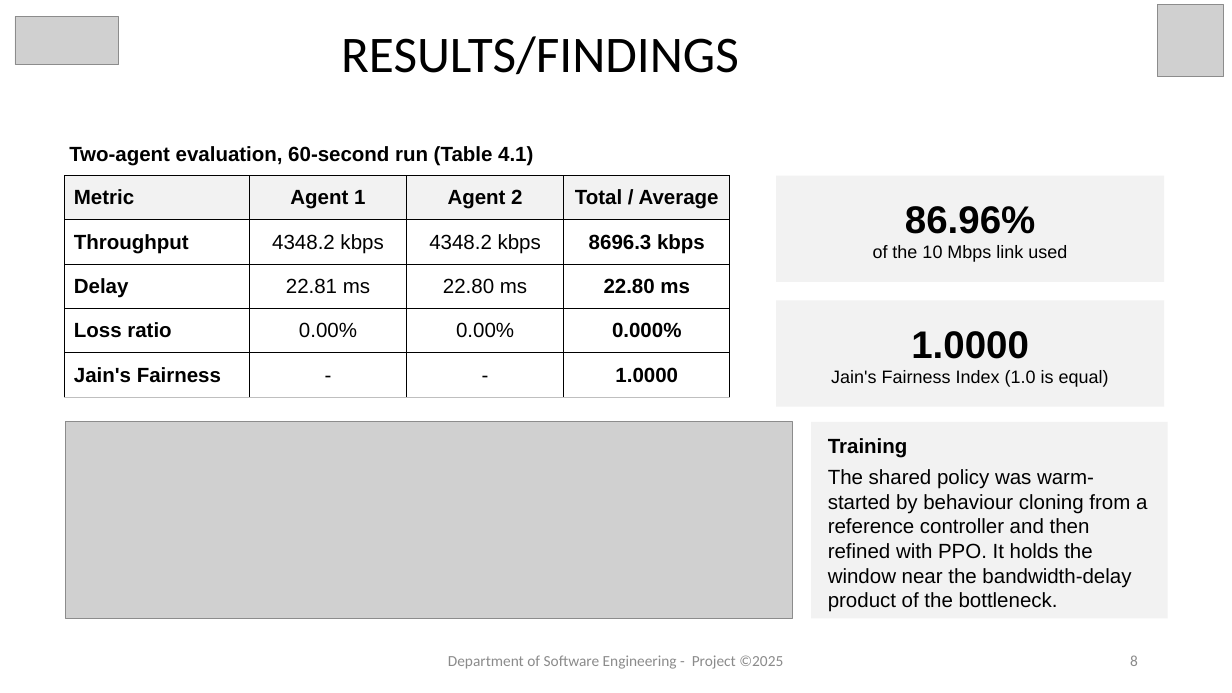
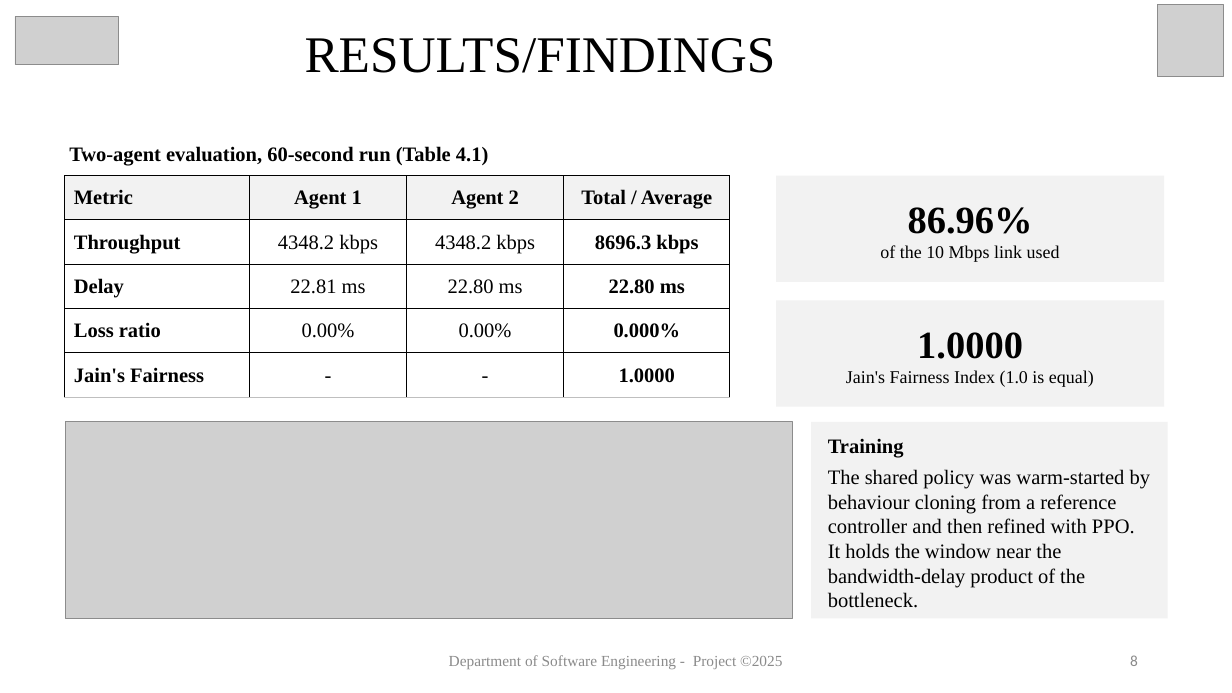
Before and after one commit to Ksschkw/CongestIQ-FYP, a slide deck: slide 8 of reportssofar/Okafor_Kosisochukwu_Johnpaul_FYP_Presentation_corrected.pptx. Drawn at 1232x693 pixels with LibreOffice and Linux fonts; fonts in the diff are those of the drawing; grey boxes stand for pictures. Boxes give left, top, right and bottom in pixels: in the first picture for what was removed or moved away, otherwise in the second. Text is boxed around its words. In the diff, an @@ line names an element or a change of style, - is before the commit and + after.

```diff
--- a/reportssofar/Okafor_Kosisochukwu_Johnpaul_FYP_Presentation_corrected.pptx
+++ b/reportssofar/Okafor_Kosisochukwu_Johnpaul_FYP_Presentation_corrected.pptx
@@ text "RESULTS/FINDINGS" at <box>305,38,776,73</box>: font Calibri to Times New Roman @@
@@ table at <box>65,176,730,397</box> @@
@@ font Arial to Times New Roman @@
@@ font Arial to Times New Roman in 4 elements at <box>69,146,488,166</box>, <box>776,176,1165,282</box>, <box>776,300,1165,407</box>, <box>811,422,1168,619</box> @@
@@ text "Department of Software Engineering - ..." at <box>449,655,782,669</box>: font Calibri to Times New Roman @@
```
Also in this commit, not shown: 11 other slides changed, 1 other file.
